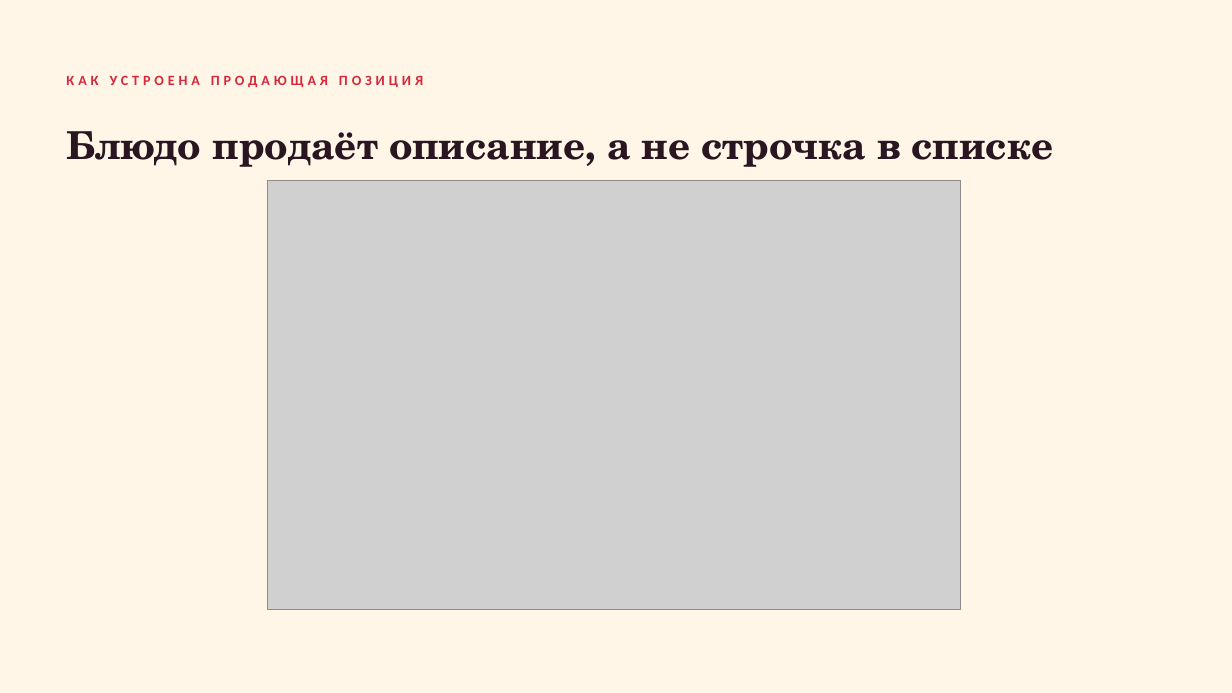
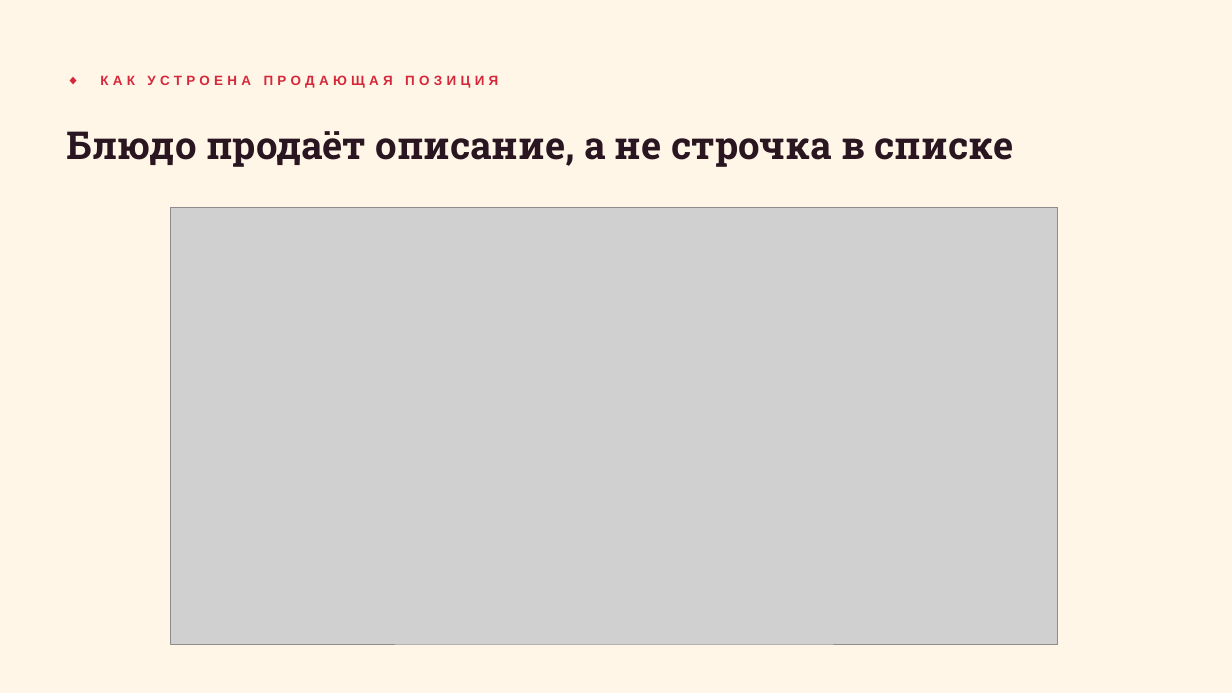
Before and after one commit to qa-novchenkova/studio, a slide deck: slide 4 of public/decks/horeca.pptx. Drawn at 1232x693 pixels with LibreOffice and Linux fonts; fonts in the diff are those of the drawing; grey boxes stand for pictures. Boxes give left, top, right and bottom in pixels: in the first picture for what was removed or moved away, otherwise in the second. Text is boxed around its words. In the diff, an @@ line names an element or a change of style, - is before the commit and + after.

```diff
--- a/public/decks/horeca.pptx
+++ b/public/decks/horeca.pptx
@@ text at bbox=[100, 75, 498, 88]: text changed; size 11 to 10.5 pt; font Calibri to Arial @@
-КАК УСТРОЕНА ПРОДАЮЩАЯ ПОЗИЦИЯ
+◆ КАК УСТРОЕНА ПРОДАЮЩАЯ ПОЗИЦИЯ
@@ text "Блюдо продаёт описание, а не ..." at bbox=[66, 131, 1014, 167]: font TeX Gyre Schola to Roboto Slab @@
@@ picture: place and size @@
-picture at bbox=[268, 180, 961, 610]
+picture at bbox=[171, 208, 1058, 644]
```
Also in this commit, not shown: 9 other slides changed, 22 other files.
